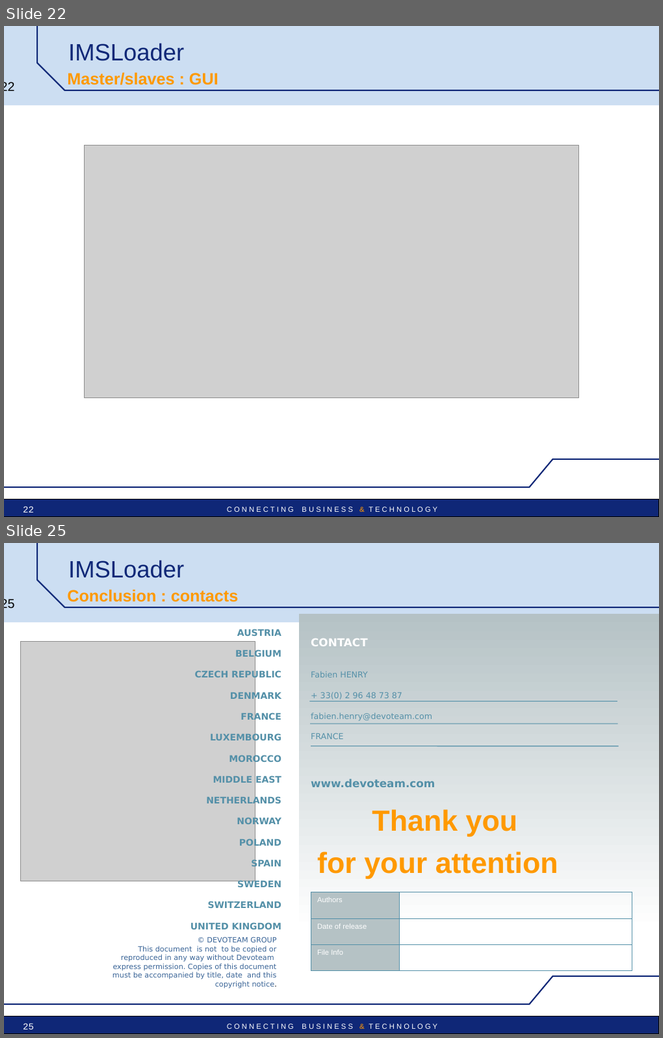
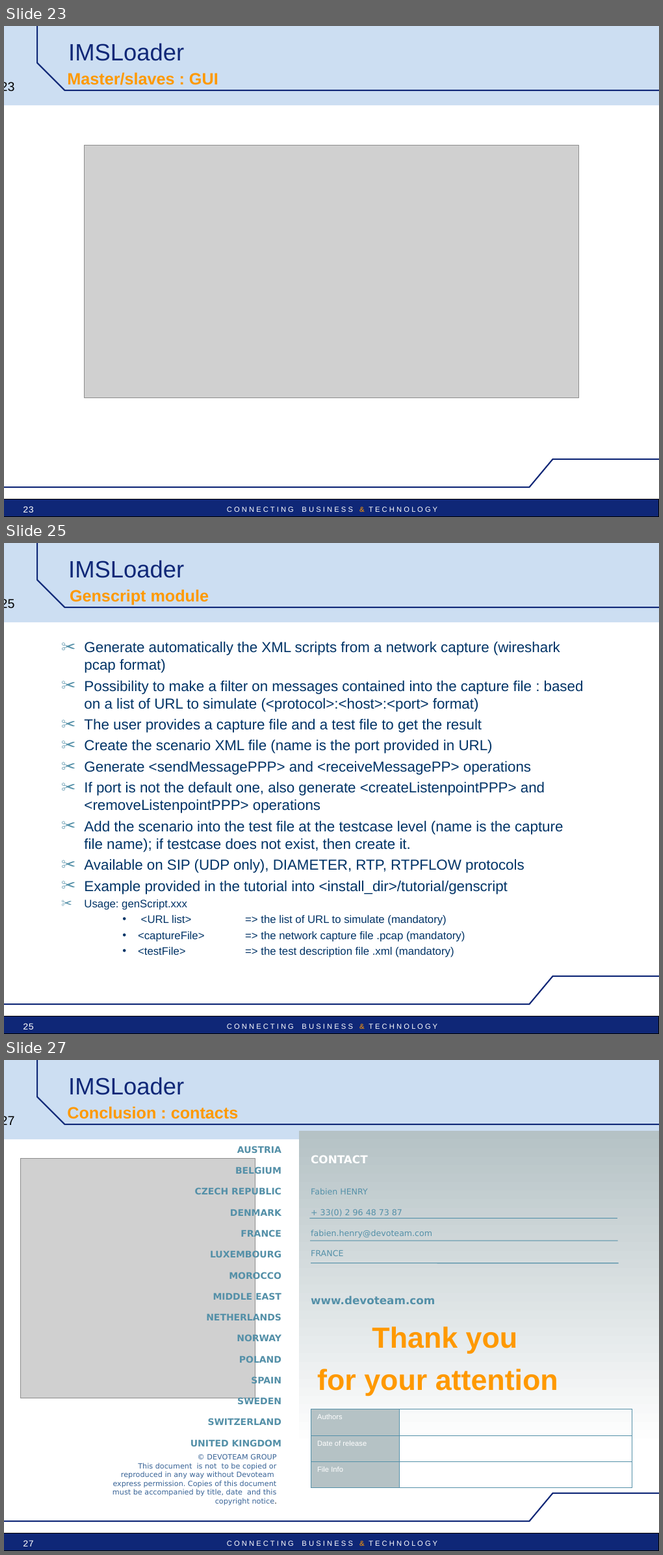
Before and after one commit to vu3mmg/mts-project, a slide deck: trunk/doc/IMSLoader-Pres-technical.ppt. Shown one above the other, each under a label of ours: slides 22 and 25 before the commit, slides 23, 25 and 27 after it; the slides between them are not shown. The pictures are 663x1038 and 663x1555 pixels, drawn with LibreOffice and Linux fonts; fonts in the diff are those of the drawing; grey boxes stand for pictures; background and template pictures are left out. Boxes give left, top, right and bottom in pixels: in the first picture for what was removed or moved away, otherwise in the second. Text is boxed around its words. In the diff, an @@ line names an element or a change of style, - is before the commit and + after.

```diff
--- a/trunk/doc/IMSLoader-Pres-technical.ppt
+++ b/trunk/doc/IMSLoader-Pres-technical.ppt
@@ slide 25 added at (x1=4, y1=543, x2=659, y2=1034), background #FFFFFF; not listed: 6 template elements that a slide beside it also shows @@
@@ title added at (x1=68, y1=560, x2=184, y2=578), 26 pt, text #0F2777 @@
+IMSLoader
@@ text added at (x1=70, y1=589, x2=209, y2=605), 18 pt, text #FF9900, bold @@
+Genscript module
@@ text added at (x1=84, y1=641, x2=584, y2=958), 16 pt, text #003366 @@
+✂ Generate automatically the XML scripts from a network capture (wireshark pcap format)
+✂ Possibility to make a filter on messages contained into the capture file : based on a list of URL to simulate (<protocol>:<host>:<port> format)
+✂ The user provides a capture file and a test file to get the result
+✂ Create the scenario XML file (name is the port provided in URL)
+✂ Generate <sendMessagePPP> and <receiveMessagePP> operations
+✂ If port is not the default one, also generate <createListenpointPPP> and <removeListenpointPPP> operations
+✂ Add the scenario into the test file at the testcase level (name is the capture file name); if testcase does not exist, then create it.
+✂ Available on SIP (UDP only), DIAMETER, RTP, RTPFLOW protocols
+✂ Example provided in the tutorial into <install_dir>/tutorial/genscript
+✂ Usage: genScript.xxx
+    • <URL list> => the list of URL to simulate (mandatory)
+    • <captureFile> => the network capture file .pcap (mandatory)
+    • <testFile> => the test description file .xml (mandatory)
@@ page number added at (x1=23, y1=1023, x2=34, y2=1030), 10 pt, text #FFFFFF @@
+25
@@ what was slide 22 is now slide 23 @@
@@ page number at (x1=4, y1=82, x2=15, y2=92): text changed @@
-22
+23
@@ page number at (x1=23, y1=506, x2=34, y2=513): text changed @@
-22
+23
@@ what was slide 25 is now slide 27 @@
@@ page number at (x1=4, y1=1116, x2=15, y2=1125): text changed @@
-25
+27
@@ page number at (x1=23, y1=1540, x2=34, y2=1547): text changed @@
-25
+27
```
Also in this commit, not shown: 4 slides changed, 1 other slide added.
